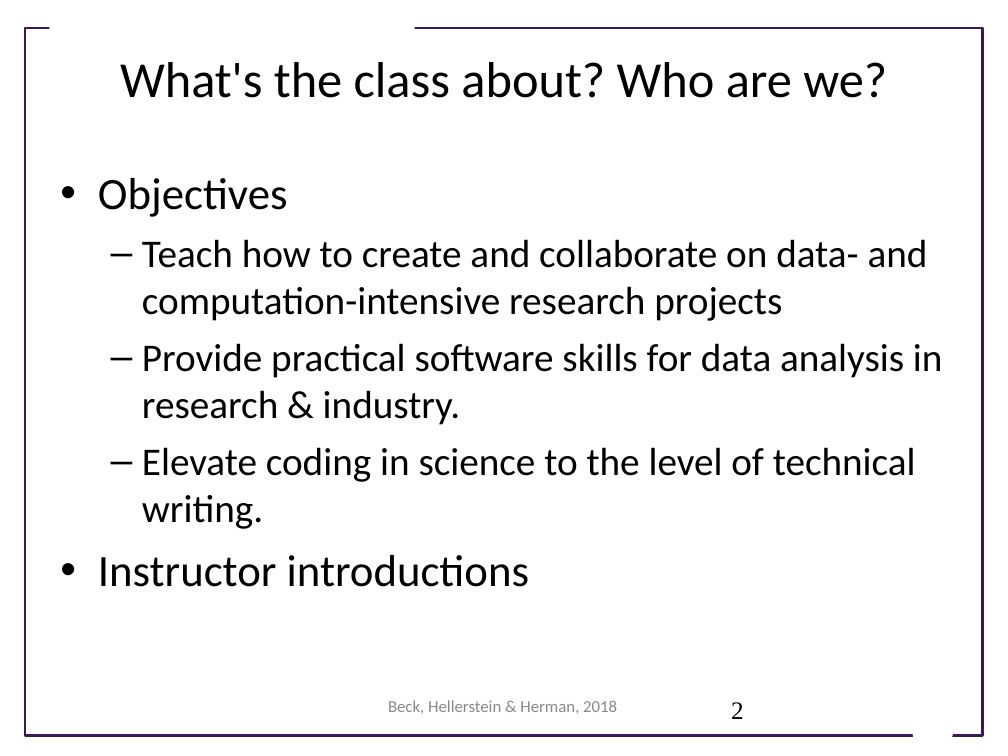
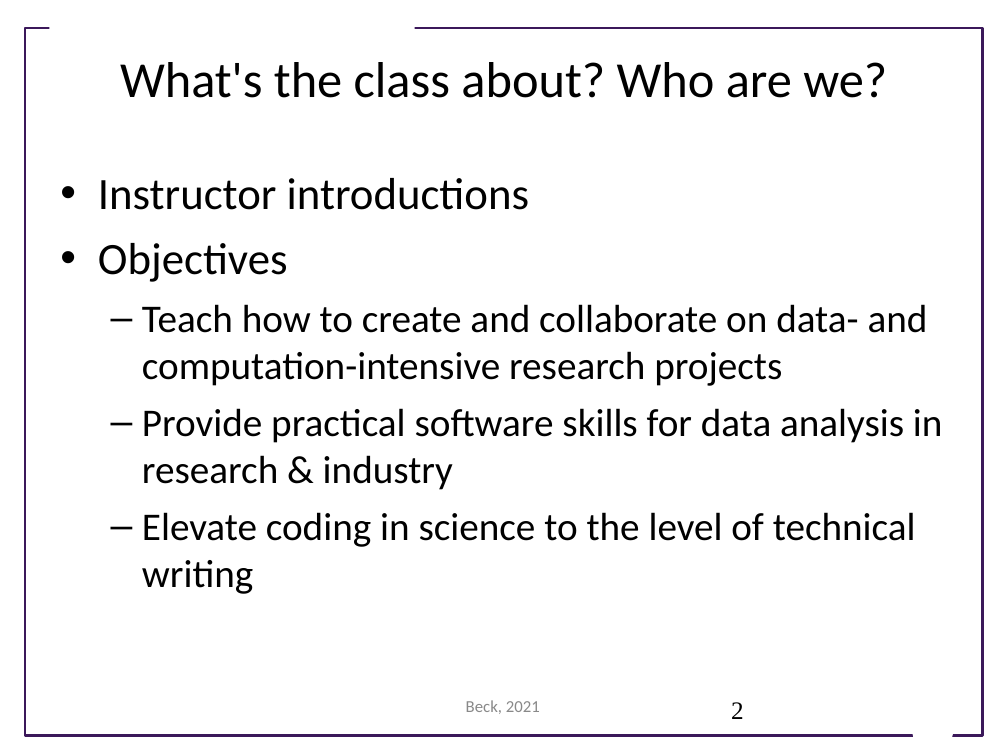
Before and after one commit to UWSEDS/lecture-materials, a slide deck: slide 2 of 01_overview/Course Introduction.pptx. Drawn at 1008x756 pixels with LibreOffice and Linux fonts; fonts in the diff are those of the drawing; background and template pictures are left out. Boxes give left, top, right and bottom in pixels: in the first picture for what was removed or moved away, otherwise in the second. Text is boxed around its words. In the diff, an @@ line names an element or a change of style, - is before the commit and + after.

Commit message:
updated intro slides

```diff
--- a/01_overview/Course Introduction.pptx
+++ b/01_overview/Course Introduction.pptx
@@ text at box(98, 178, 529, 210): paragraph added @@
+• Instructor introductions
@@ text at box(142, 408, 943, 594): text changed @@
-  – Provide practical software skills for data analysis in research & industry.
-  – Elevate coding in science to the level of technical writing.
-• Instructor introductions
+  – Provide practical software skills for data analysis in research & industry
+  – Elevate coding in science to the level of technical writing
@@ text at box(466, 700, 540, 714): text changed @@
-Beck, Hellerstein & Herman, 2018
+Beck, 2021
```
Also in this commit, not shown: 12 other slides changed, 12 slides added, 6 slides removed.
